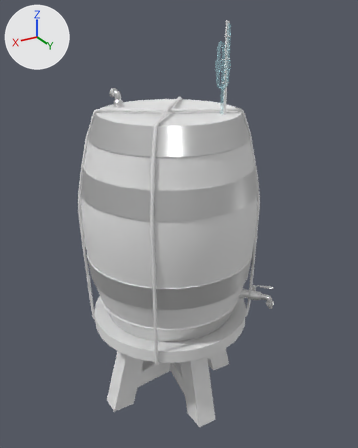
Renders of the FBX model Assets/BananaCollector/Assets/Fermentation_Barrel/Fermentation_Barrel.fbx from each side of a commit.
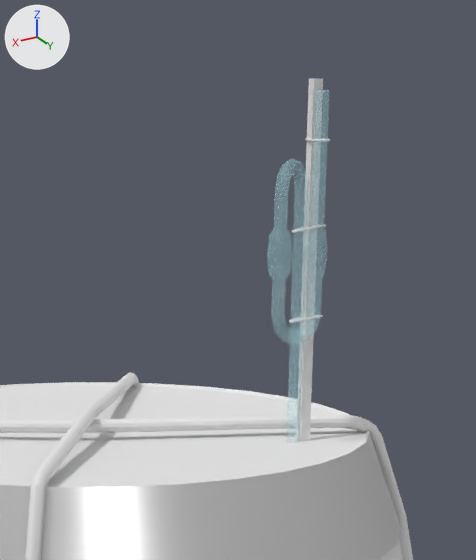
The first picture shows the older version from a 50 mm camera at (1.44, 2.52, 2.5) aimed at (-0.06, 0.02, 1.25). The close-ups show the older and then the newer version on the part from 41% to 75% of the width and 0% to 32% of the height of that picture. Only the edits that show in the close-ups are written down. The axes (+X, +Y, +Z) are drawn at upper left. The lights are the same throughout. Where no turn or scale is listed for an object, it has been applied to the vertices.

Names of what the first close-up shows: 'Fermentation_Barrel'.
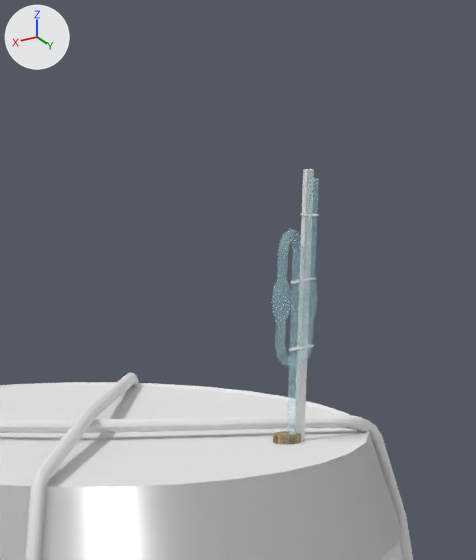
The newer file is also rescaled (x0.76), turned or shifted as a whole; pictures and numbers use the older file's frame.

Patch to the scene script:
```diff
--- a/Assets/BananaCollector/Assets/Fermentation_Barrel/Fermentation_Barrel.fbx.py
+++ b/Assets/BananaCollector/Assets/Fermentation_Barrel/Fermentation_Barrel.fbx.py
@@ img_korek_jpg @@
+img_korek_jpg = load_image('Korek.jpg', '../Barrel/textures/Korek.jpg', 426, 454, 'sRGB')
@@ mat_korek_001 @@
+mat_korek_001 = principled_material('Korek.001')
+mat_korek_001.texture = img_korek_jpg
+mat_korek_001.roughness = 0.988
@@ me_cylinder_001 @@
 # used by ob_fermentation_barrel; location = (0.0, 0.0, -0.002)
-me_cylinder_001.from_pydata(...)  # 3685 vertices, 3700 faces; spans x -0.55..0.55, y -0.55..0.55, z 0.0..2.46
+me_cylinder_001.from_pydata(...)  # 2841 vertices, 2860 faces; spans x -0.55..0.55, y -0.55..0.55, z 0.0..2.07
+# me_cylinder_001 part 1: a new loose piece of 161 vertices spanning x -0.23..-0.19, y 0.19..0.23, z 1.95..1.98, in mat_korek_001 (picture img_korek_jpg)
+# me_cylinder_001 part 2: the loose piece of 264 vertices spanning x -0.25..-0.22, y 0.2..0.25, z 2.38 is deleted
+# me_cylinder_001 part 3: the loose piece of 228 vertices spanning x -0.25..-0.21, y 0.2..0.25, z 2.26..2.27 is deleted
+# me_cylinder_001 part 4: the loose piece of 192 vertices spanning x -0.25..-0.21, y 0.2..0.25, z 2.13..2.14 is deleted
+# me_cylinder_001 part 5: 321 vertices removed from x -0.25..-0.15, y 0.21..0.26, z 1.92..2.46
 me_cylinder_001.materials.append(mat_woodtex)
 me_cylinder_001.materials.append(mat_metaltex)
-me_cylinder_001.materials.append(mat_glass)  # cyan #c1f6ff
+me_cylinder_001.materials.append(mat_korek_001)  # picture img_korek_jpg
@@ me_cylinder_006 @@
+me_cylinder_006.from_pydata(...)  # 1022 vertices, 1016 faces; spans x -0.029..0.046, y -0.007..0.035, z -0.009..0.37
+# faces by material slot: [704, 312]
+me_cylinder_006.materials.append(mat_woodtex)  # its picture is missing
+me_cylinder_006.materials.append(mat_glass)  # cyan #c1f6ff
@@ ob_pipe_cork @@
+ob_pipe_cork = bpy.data.objects.new('Pipe_Cork', me_cylinder_006)
+ob_pipe_cork.location = (-0.213, 0.213, 1.966)
```

Location of each change, [x1, y1, x2, y2] in pixels of the close-ups (476 x 560 px):
'Fermentation_Barrel', reshaped
    before: [0, 79, 413, 560]
    after: [0, 372, 413, 560]
'Pipe_Cork', added
    after: [272, 169, 319, 441]
    faces in mat_glass (cyan #c1f6ff): [272, 178, 319, 434]
    faces in mat_woodtex (its picture is missing): [288, 169, 319, 441]
part 1 of me_cylinder_001, added
    after: [273, 431, 301, 444]
part 2 of me_cylinder_001, deleted
    before: [305, 138, 330, 142]
part 3 of me_cylinder_001, deleted
    before: [292, 225, 326, 233]
part 4 of me_cylinder_001, deleted
    before: [289, 315, 323, 323]
part 5 of me_cylinder_001, deleted
    before: [267, 79, 330, 443]
